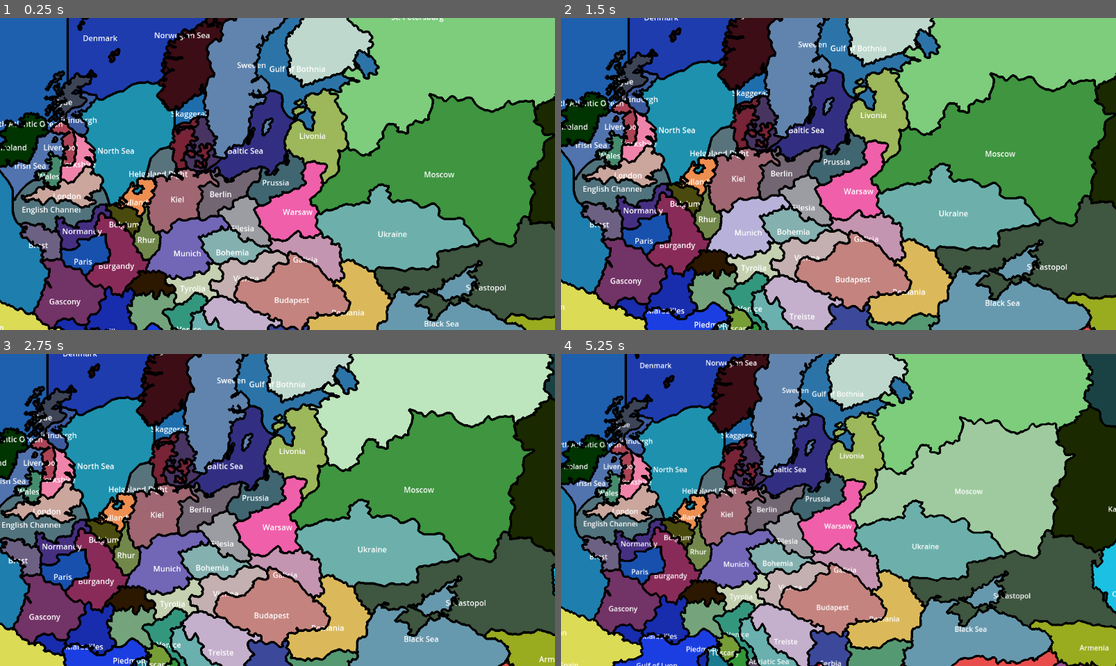
Above: before the commit, frames 1-4 (two rows, left to right).
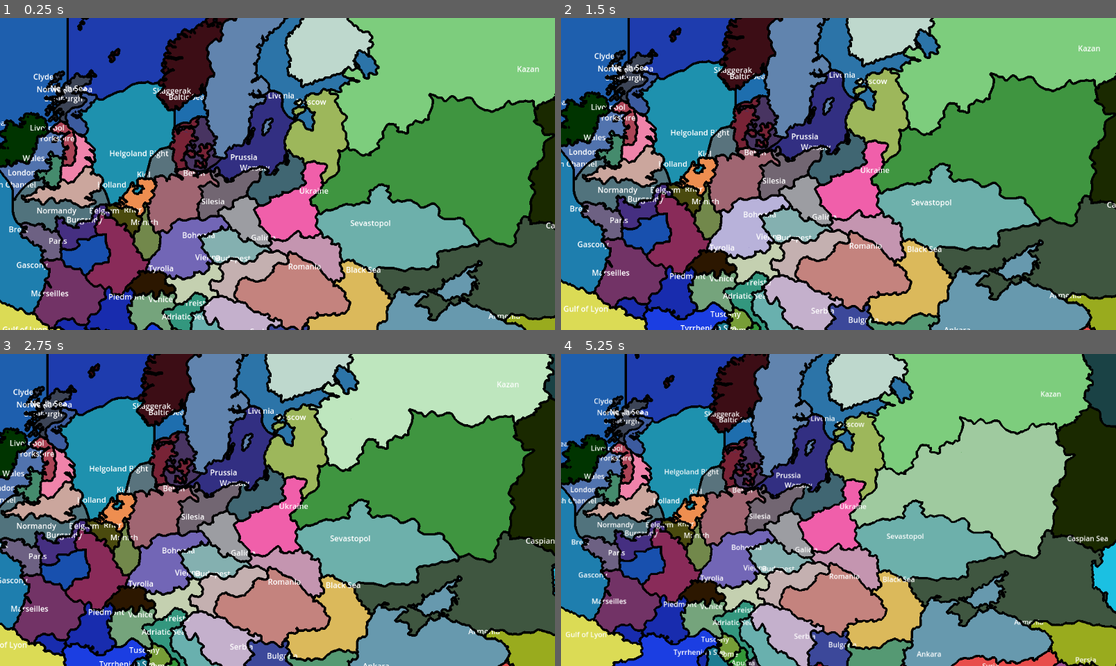
Above: after the commit, the same moments.

Repository: Luckac69/OpenDiplomacy
Game: Godot game, scene res://Scenes/Main.tscn
Two runs of this game, one before a commit and one after it. Both use one fixed random seed, a clock stepped at 60 frames per second and the inputs below.
Inputs (mouse positions are in pixels of both pictures, inside the frame that each line leads up to):
- Up to frame 1 (0.25 s): no input
- Up to frame 2 (1.5 s): tap Enter at 0.5 s; move the mouse to (960, 158) at 0.52 s; hold S (CamaraMoveDown) 0.53-1.25 s; click (960, 158) at 0.67 s; drag from (727, 189) to (810, 236) at 1.27 s
- Up to frame 3 (2.75 s): tap Space at 2 s; move the mouse to (333, 441) at 2.02 s; hold D (CamaraMoveRight) from 2.03 s (still down); click (333, 441) at 2.17 s
- Up to frame 4 (5.25 s): release D (CamaraMoveRight) at 2.75 s; drag from (810, 572) to (672, 463) at 2.77 s; tap Enter at 3.5, 5 s; move the mouse to (1005, 556) at 3.52 s; tap Middle mouse button (CamaraPan) at 3.6 s; click (1005, 556) at 3.67 s; tap Space at 4.25 s; drag from (672, 463) to (755, 432) at 4.27 s; move the mouse to (866, 510) at 5.02 s; tap Mouse wheel down (CamaraZoomOut) at 5.1 s; click (866, 510) at 5.17 s

The runs differ from the first frame. In frame 1, 4.7% of the frame differs, in the area x 0-100%, y 0-100%; in frame 2, 4.9%; in frame 3, 4.8%; in frame 4, 5.3%, in the area x 0-100%, y 2-100%.

Commit message:
everything before adding the signed distance function

Diff:
--- a/Scenes/Main.gd
+++ b/Scenes/Main.gd
@@ -38,16 +38,15 @@
 		var bitmap = get_bitmap(image, region_color, pixel_color_dict)
 		var polygons = bitmap.opaque_to_polygons(Rect2(Vector2(0,0), bitmap.get_size()), 0.1)
 
-		region.center = _getPolygonCenter(polygons);
-
 		var boundingBox = _calcBoundingBox(polygons)
 		region.boundingBox = boundingBox
 
+		region.center = _getPolygonCenter(polygons, boundingBox);
 
 		var region_name = Label.new()
 		region_name.text = region.region_name
-		#move name to the left a little, since text goes to the
 		region_name.position = region.center
+		#move name to the left a little, since text goes to the right
 		region_name.position.x -= region_name.text.length() * 5
 
 		region_name.anchor_bottom = true
@@ -72,19 +71,21 @@
 
 
 #######GETTING THE CENTER OF THE POLYGON#################
-func _getPolygonCenter(polygons: Array) -> Vector2:
-	var center : Vector2 = Vector2.ZERO
-	var numPoints : int = 0
+func _getPolygonCenter(polygons: Array, boundingBox: Vector4) -> Vector2:
+	var center : Vector2 = Vector2(boundingBox.z, boundingBox.y)
+
+	var min : int = _signedDistanceFunction()
+	for x in range(boundingBox.w, boundingBox.y):
+		for y in range(boundingBox.x, boundingBox.z):
+			var current : int = _signedDistanceFunction()
+			if current < min:
+				center = Vector2(x,y)
 
 
-	for polygon in polygons:
-		for vertex in polygon:
-			center += vertex
-			numPoints += 1
+	return center
 
-
-	return center / numPoints
-
+func _signedDistanceFunction() -> int:
+	return 1
 
 func _calcBoundingBox(polygons: Array) -> Vector4:
 	var boundingBox : Vector4
